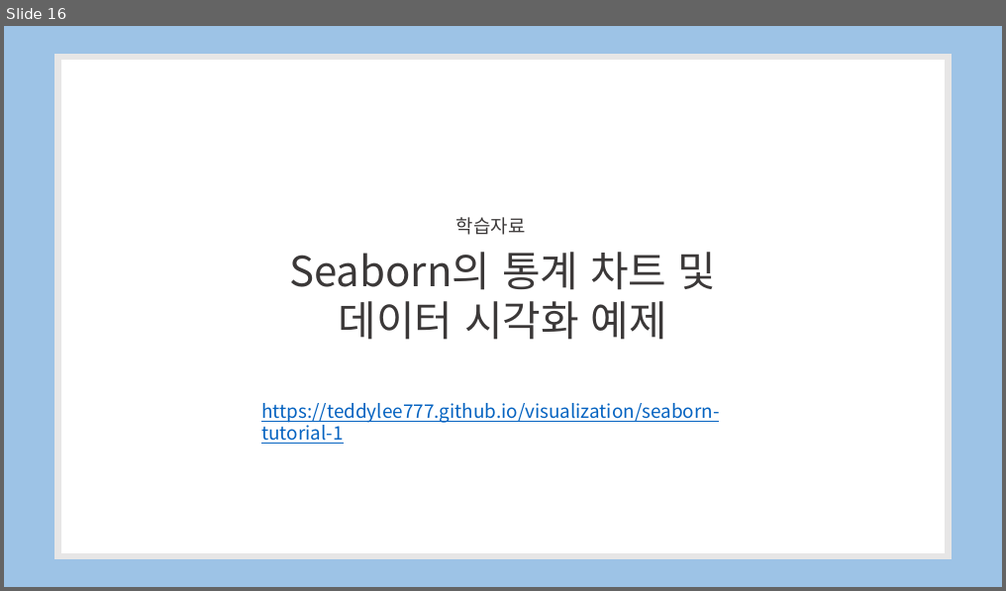
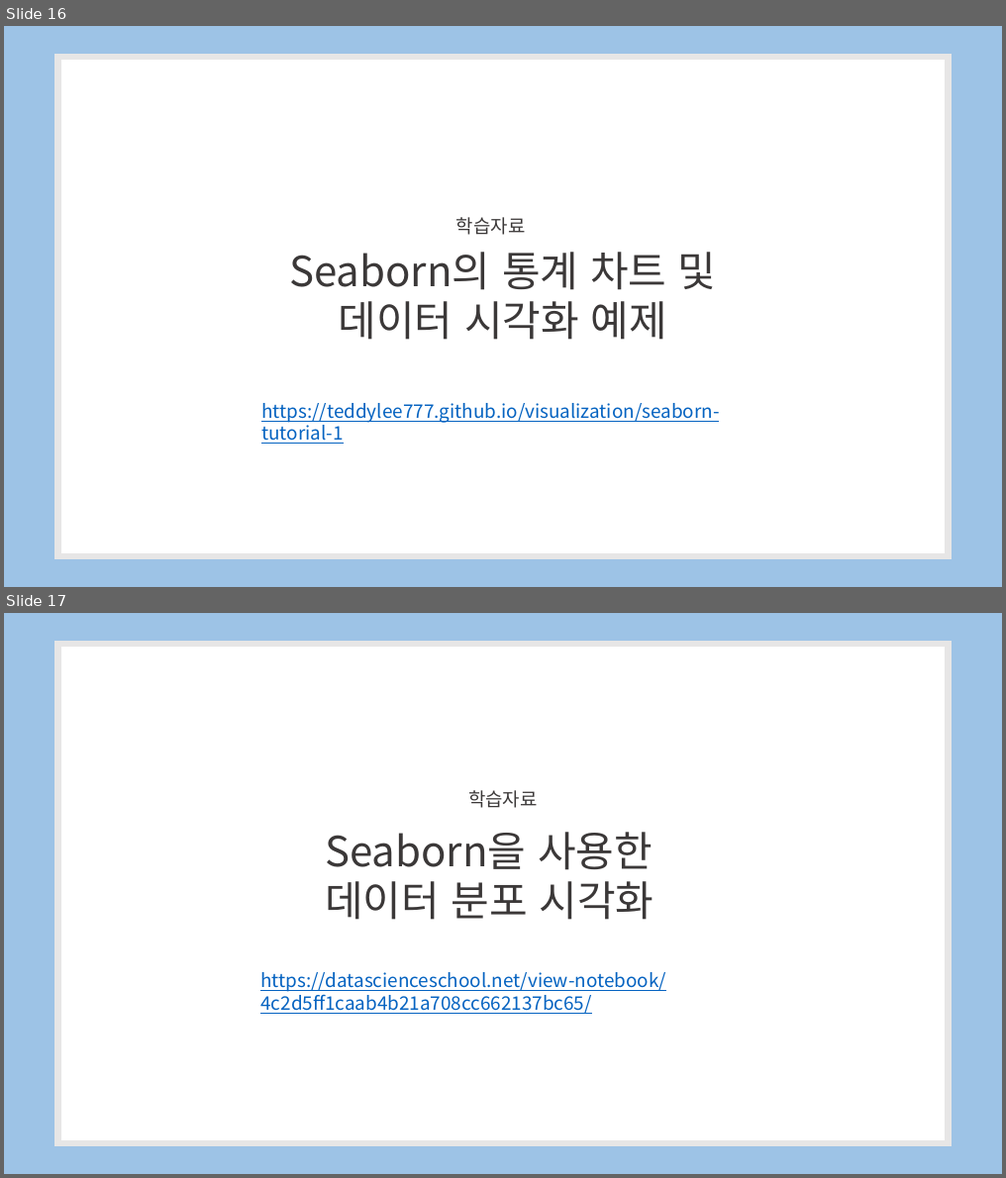
Before and after one commit to Dcom-KHU/2020-DataScience-Study, a slide deck: Lecture_Note/Week_2/3.Data_Visualization.pptx. Shown one above the other, each under a label of ours: slide 16 before the commit, slides 16 and 17 after it. The pictures are 1006x591 and 1006x1178 pixels, drawn with LibreOffice and Linux fonts; fonts in the diff are those of the drawing. Boxes give left, top, right and bottom in pixels: in the first picture for what was removed or moved away, otherwise in the second. Text is boxed around its words. In the diff, an @@ line names an element or a change of style, - is before the commit and + after.

```diff
--- a/Lecture_Note/Week_2/3.Data_Visualization.pptx
+++ b/Lecture_Note/Week_2/3.Data_Visualization.pptx
@@ slide 17 added at (x1=4, y1=613, x2=1002, y2=1174), background #9DC3E6 @@
@@ rectangle added at (x1=57, y1=644, x2=948, y2=1144), fill #FFFFFF, outline #E7E6E6 6 pt @@
@@ text added at (x1=468, y1=790, x2=538, y2=808), 18 pt, text #3B3838 @@
+학습자료
@@ text added at (x1=325, y1=832, x2=654, y2=920), 40 pt, text #3B3838 @@
+Seaborn을 사용한
+데이터 분포 시각화
@@ text added at (x1=260, y1=972, x2=665, y2=1014), 18 pt, text #0563C1, underline @@
+https://datascienceschool.net/view-notebook/4c2d5ff1caab4b21a708cc662137bc65/
```
Also in this commit, not shown: 3 other files.
